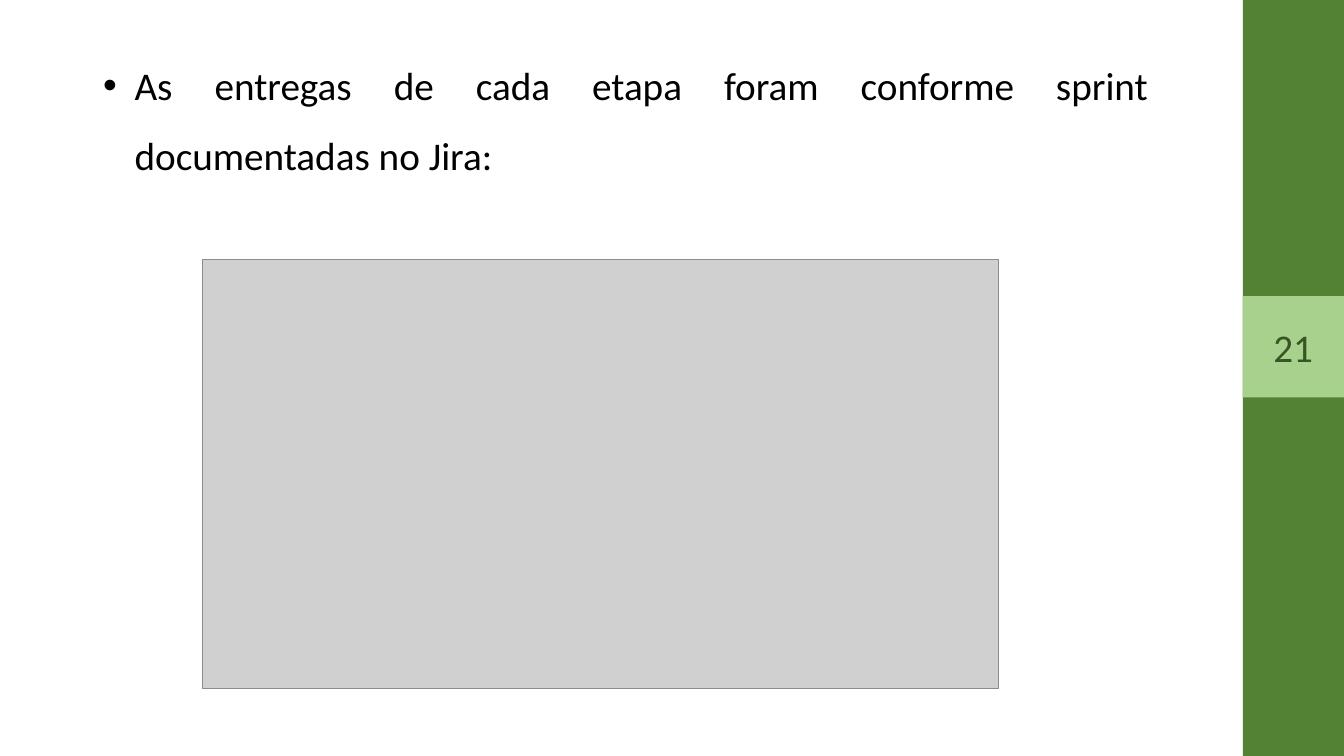
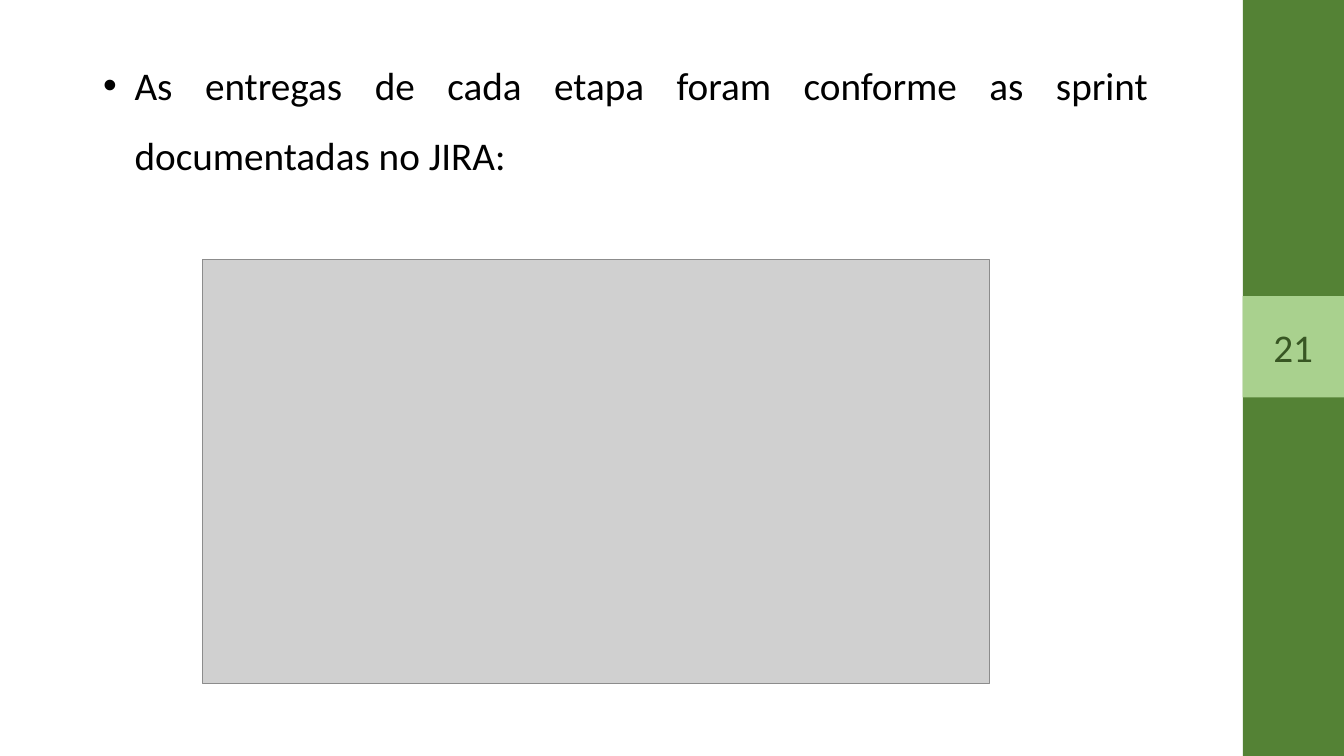
Before and after one commit to Klayvert2003/PI_3Semestre_2023, a slide deck: slide 21 of Documentation/Apresentação.pptx. Drawn at 1344x756 pixels with LibreOffice and Linux fonts; fonts in the diff are those of the drawing; grey boxes stand for pictures. Boxes give left, top, right and bottom in pixels: in the first picture for what was removed or moved away, otherwise in the second. Text is boxed around its words. In the diff, an @@ line names an element or a change of style, - is before the commit and + after.

```diff
--- a/Documentation/Apresentação.pptx
+++ b/Documentation/Apresentação.pptx
@@ text at [135,72,1148,171]: text changed @@
-  • As entregas de cada etapa foram conforme sprint documentadas no Jira:
+  • As entregas de cada etapa foram conforme as sprint documentadas no JIRA:
@@ picture: place and size @@
-picture at [203,260,998,689]
+picture at [203,260,990,685]
```
Also in this commit, not shown: 5 other slides changed, 2 slides added, 1 other file.
